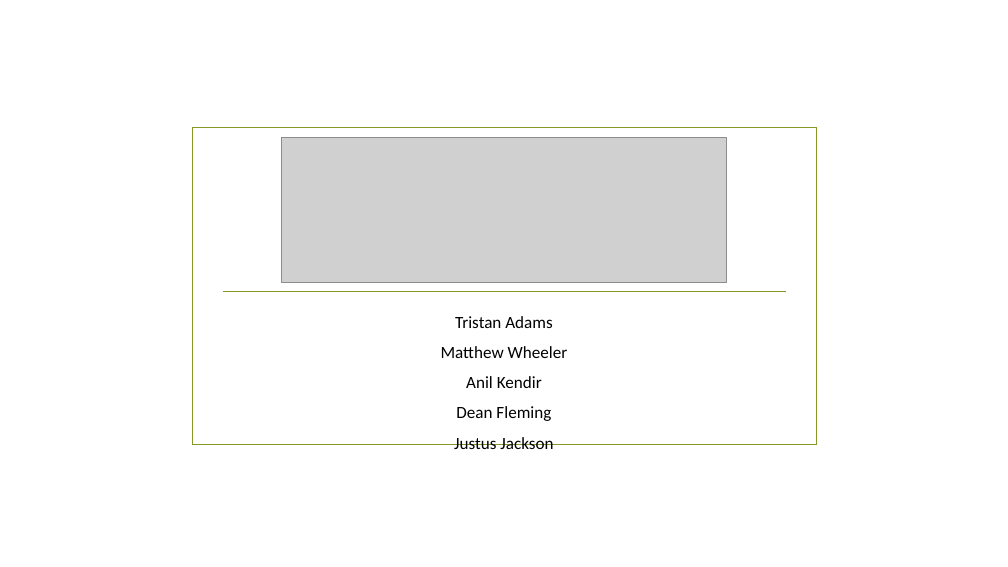
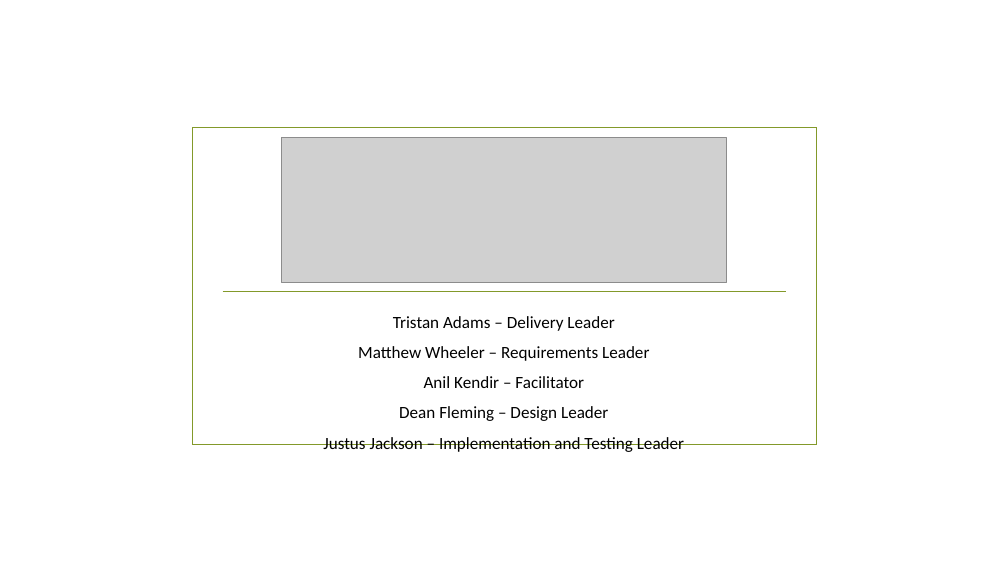
Before and after one commit to jjumbc/Software-Engineering-Group-project, a slide deck: slide 1 of Presentation/Spiral2.pptx. Drawn at 1008x567 pixels with LibreOffice and Linux fonts; fonts in the diff are those of the drawing; grey boxes stand for pictures; background and template pictures are left out. Boxes give left, top, right and bottom in pixels: in the first picture for what was removed or moved away, otherwise in the second. Text is boxed around its words. In the diff, an @@ line names an element or a change of style, - is before the commit and + after.

```diff
--- a/Presentation/Spiral2.pptx
+++ b/Presentation/Spiral2.pptx
@@ subtitle at (323,316,684,452): text changed @@
-Tristan Adams
-Matthew Wheeler
-Anil Kendir
-Dean Fleming
-Justus Jackson
+Tristan Adams – Delivery Leader
+Matthew Wheeler – Requirements Leader
+Anil Kendir – Facilitator
+Dean Fleming – Design Leader
+Justus Jackson – Implementation and Testing Leader
```
Also in this commit, not shown: 3 other slides changed.
